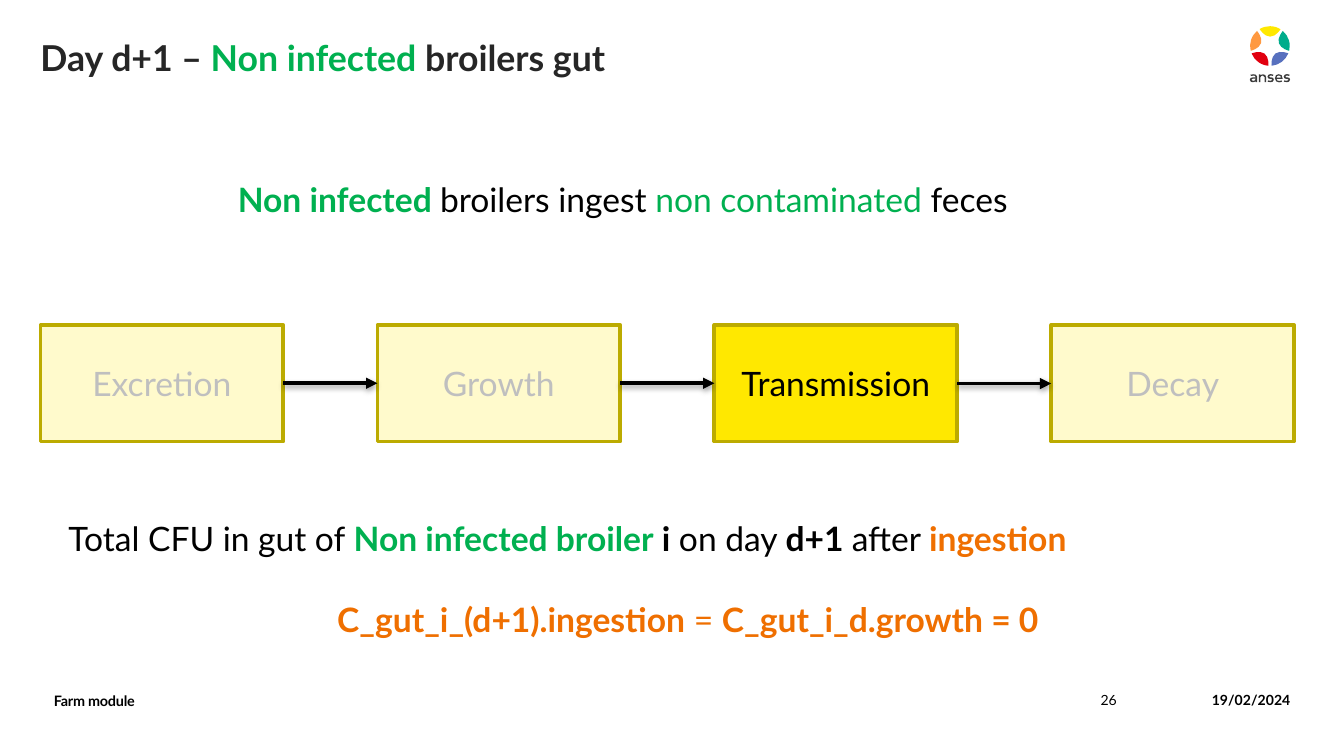
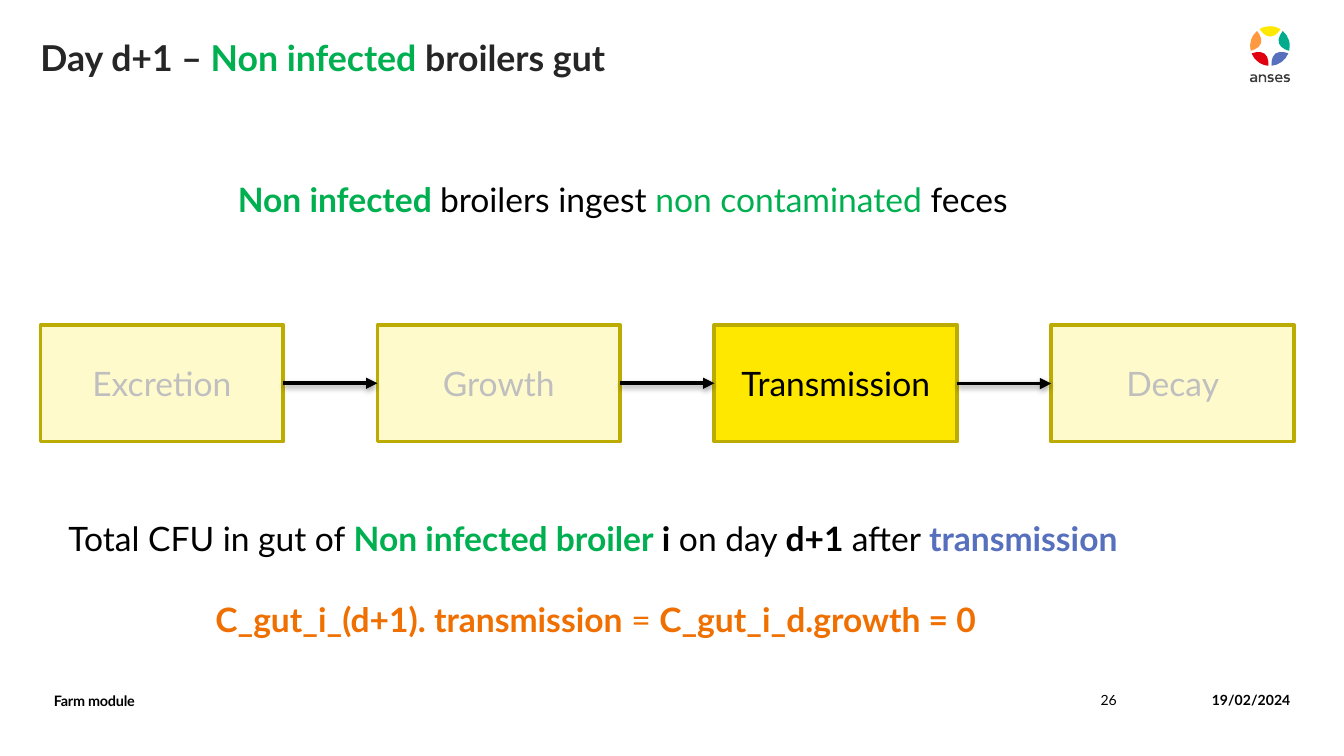
Before and after one commit to ENVIRE-JPIAMR/farm-module, a slide deck: slide 26 of docs/farm_module.pptx. Drawn at 1344x756 pixels with LibreOffice and Linux fonts; fonts in the diff are those of the drawing. Boxes give left, top, right and bottom in pixels: in the first picture for what was removed or moved away, otherwise in the second. Text is boxed around its words. In the diff, an @@ line names an element or a change of style, - is before the commit and + after.

```diff
--- a/docs/farm_module.pptx
+++ b/docs/farm_module.pptx
@@ text at (68, 526, 1117, 638): text changed @@
-Total CFU in gut of Non infected broiler i on day d+1 after ingestion
-C_gut_i_(d+1).ingestion = C_gut_i_d.growth = 0
+Total CFU in gut of Non infected broiler i on day d+1 after transmission
+C_gut_i_(d+1). transmission = C_gut_i_d.growth = 0
```
Also in this commit, not shown: 8 other slides changed, 1 slide added.
